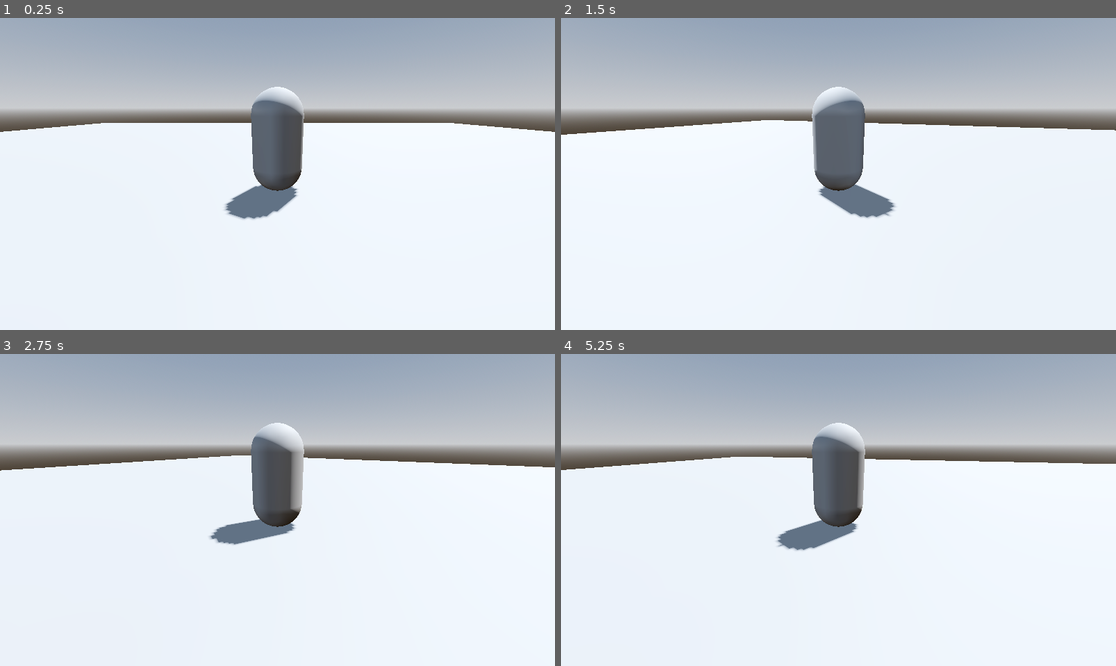
Above: before the commit, frames 1-4 (two rows, left to right).
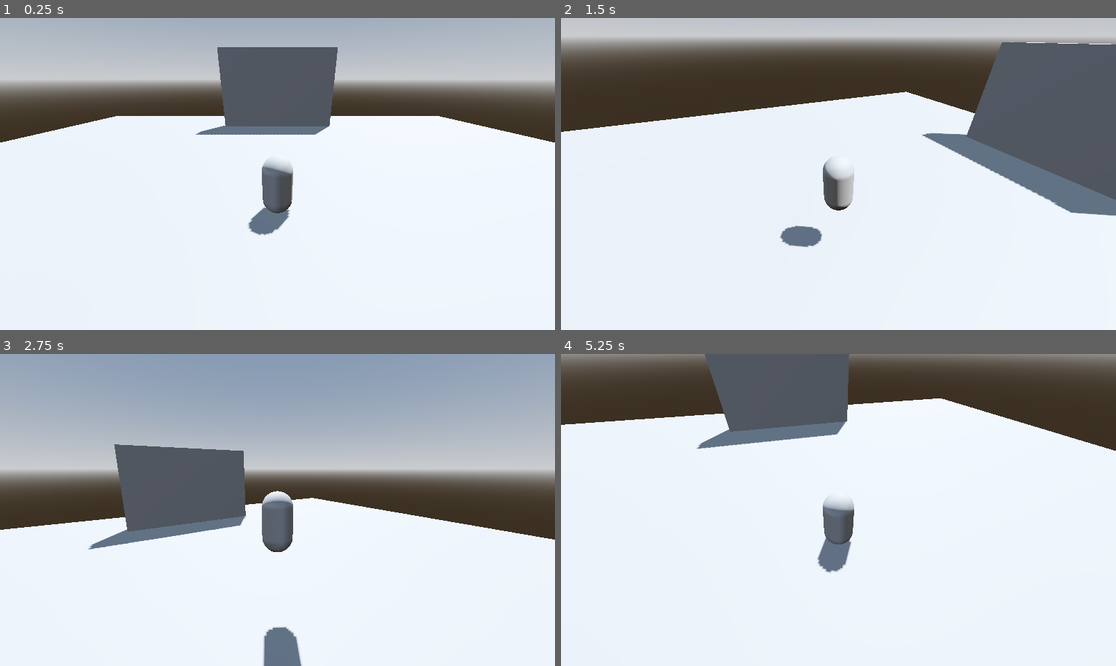
Above: after the commit, the same moments.

Repository: Swaraj-1925/zelda
Game: Godot game, scene res://scenes/entities/level/level.tscn
Two runs of this game, one before a commit and one after it. Both use one fixed random seed, a clock stepped at 60 frames per second and the inputs below.
Inputs (mouse positions are in pixels of both pictures, inside the frame that each line leads up to):
- Up to frame 1 (0.25 s): no input
- Up to frame 2 (1.5 s): tap Enter at 0.5 s; move the mouse to (960, 158) at 0.52 s; tap A (a) at 0.6 s; tap D (d) at 0.8, 1.35 s; tap Space (space) at 1.25 s; move the mouse to (727, 189) at 1.27 s
- Up to frame 3 (2.75 s): tap S (s) at 1.55, 2.1 s; move the mouse to (333, 441) at 2.02 s; tap Space (space) at 2.3 s
- Up to frame 4 (5.25 s): move the mouse to (810, 572) at 2.77 s; tap Space (space) at 2.85, 4.25 s; tap W (w) at 3.05, 3.6 s; tap Enter at 3.5 s; move the mouse to (1005, 556) at 3.52 s; tap A (a) at 3.8, 4.35 s; move the mouse to (672, 463) at 4.27 s; tap D (d) at 4.55, 5.1 s; move the mouse to (866, 510) at 5.02 s

The runs differ from the first frame. In frame 1, 19% of the frame differs, in the area x 0-100%, y 9-70%; in frame 2, 43%, in the area x 0-100%, y 0-74%; in frame 3, 26%; in frame 4, 37%.

Commit message:
Movement with camera, Jump,
Additional changes:
 - switched from node3d to spring arm
 - moved logic refactoring

Diff:
--- a/scenes/entities/level/level.tscn
+++ b/scenes/entities/level/level.tscn
@@ -17,6 +17,12 @@
 
 [sub_resource type="BoxShape3D" id="BoxShape3D_ngi2h"]
 size = Vector3(40, 0.5, 40)
+
+[sub_resource type="BoxMesh" id="BoxMesh_xe1o8"]
+size = Vector3(10, 10, 1)
+
+[sub_resource type="BoxShape3D" id="BoxShape3D_ftpb6"]
+size = Vector3(10, 10, 1)
 
 [node name="Level" type="Node3D" unique_id=98366865]
 
@@ -41,3 +47,12 @@
 
 [node name="CollisionShape3D" type="CollisionShape3D" parent="Environment/StaticBody3D" unique_id=444295152]
 shape = SubResource("BoxShape3D_ngi2h")
+
+[node name="StaticBody3D" type="StaticBody3D" parent="." unique_id=861051314]
+transform = Transform3D(1, 0, 0, 0, 1, 0, 0, 0, 1, 0, 1.5309463, -14.281243)
+
+[node name="MeshInstance3D" type="MeshInstance3D" parent="StaticBody3D" unique_id=1210133987]
+mesh = SubResource("BoxMesh_xe1o8")
+
+[node name="CollisionShape3D" type="CollisionShape3D" parent="StaticBody3D" unique_id=1457782138]
+shape = SubResource("BoxShape3D_ftpb6")
--- a/scenes/entities/player/camera_controller.gd
+++ b/scenes/entities/player/camera_controller.gd
@@ -1,13 +1,18 @@
 extends Node3D
 
-@export var mouse_sensitivity := 0.005
+@export var mouse_accleartion := 0.005
+#@export var horizontal_accleartion := 0.005
+#@export var vertical_accleartion := 0.005
+@export var min_limit_x := -0.8
+@export var max_limit_x := -0.2
 
 func _input(event: InputEvent) -> void:
 	if event is InputEventMouseMotion:
-		rotate_from_vector(event.relative  * mouse_sensitivity)
+		rotate_from_vector(event.relative  * mouse_accleartion)
 
 
 func rotate_from_vector(v:Vector2):
 	if v.length() == 0: return
-	print("rotaion",v.x)
-	rotation.y += v.x
+	rotation.y -= v.x
+	rotation.x -= v.y
+	rotation.x = clamp(rotation.x, min_limit_x, max_limit_x)
--- a/scenes/entities/player/camera_controller.tscn
+++ b/scenes/entities/player/camera_controller.tscn
@@ -2,8 +2,12 @@
 
 [ext_resource type="Script" uid="uid://co0l52a53qg4i" path="res://scenes/entities/player/camera_controller.gd" id="1_vt637"]
 
-[node name="CameraController" type="Node3D" unique_id=1892286033]
+[sub_resource type="SphereShape3D" id="SphereShape3D_vt637"]
+
+[node name="CameraController" type="SpringArm3D" unique_id=808498989]
+shape = SubResource("SphereShape3D_vt637")
+spring_length = 6.5
 script = ExtResource("1_vt637")
 
 [node name="Camera3D" type="Camera3D" parent="." unique_id=312730143]
-transform = Transform3D(1, 0, 0, 0, 0.9512128, 0.30853558, 0, -0.30853558, 0.9512128, 0, 1.6358235, 4.0151496)
+current = true
--- a/scenes/entities/player/player.gd
+++ b/scenes/entities/player/player.gd
@@ -1,10 +1,41 @@
 extends CharacterBody3D
 
-@export var base_speed := 4.0
+@export var jump_height : float = 2.25
+@export var jump_time_to_peak : float = 0.4
+@export var jump_time_to_descent : float = 0.3
 
+@onready var jump_velocity : float = ((2.0 * jump_height) / jump_time_to_peak) * -1.0
+@onready var jump_gravity : float = ((-2.0 * jump_height) / (jump_time_to_peak * jump_time_to_peak)) * -1.0
+@onready var fall_gravity : float = ((-2.0 * jump_height) / (jump_time_to_descent * jump_time_to_descent)) * -1.0
+
+@export var base_speed := 8.0
+@onready var camera := $CameraController/Camera3D
 var movment_input := Vector2.ZERO
 
-func  _physics_process(_delta: float) -> void:
+func  _physics_process(delta: float) -> void:
+
+	move_logic(delta)
+	jump_logic(delta)
+	move_and_slide()
+
+func move_logic(delta: float):
 	movment_input = Input.get_vector("a","d","w","s")
-	velocity = Vector3(movment_input.x, 0, movment_input.y) * base_speed
-	move_and_slide()
+	movment_input = movment_input.rotated(-camera.global_rotation.y)
+	var vel = Vector2(velocity.x, velocity.z)
+
+	# if player is moving/movment is presses the slowly increse the player speed to max base speed
+	if movment_input != Vector2.ZERO:
+		vel += movment_input * base_speed * delta
+		vel = vel.limit_length(base_speed)
+	else:
+		# if player has stopped moving then we slowy stop them with this
+		vel = vel.move_toward(Vector2.ZERO,base_speed * 4.0 * delta)
+	velocity.x = vel.x
+	velocity.z = vel.y
+func jump_logic(delta: float):
+	# this if statment make sure that no jump allowed when in the air can be modifed to be used for something like double jump
+	if is_on_floor():
+		if Input.is_action_just_pressed("space"):
+			velocity.y = -jump_velocity
+	var gravity = jump_gravity if velocity.y > 0.0 else fall_gravity
+	velocity.y -= gravity * delta
--- a/scenes/entities/player/player.tscn
+++ b/scenes/entities/player/player.tscn
@@ -19,3 +19,4 @@
 shape = SubResource("CapsuleShape3D_1hmtu")
 
 [node name="CameraController" parent="." unique_id=1892286033 instance=ExtResource("2_635qg")]
+transform = Transform3D(1, 0, 0, 0, 0.90630776, 0.42261827, 0, -0.42261827, 0.90630776, 0, 1.4, 0)
